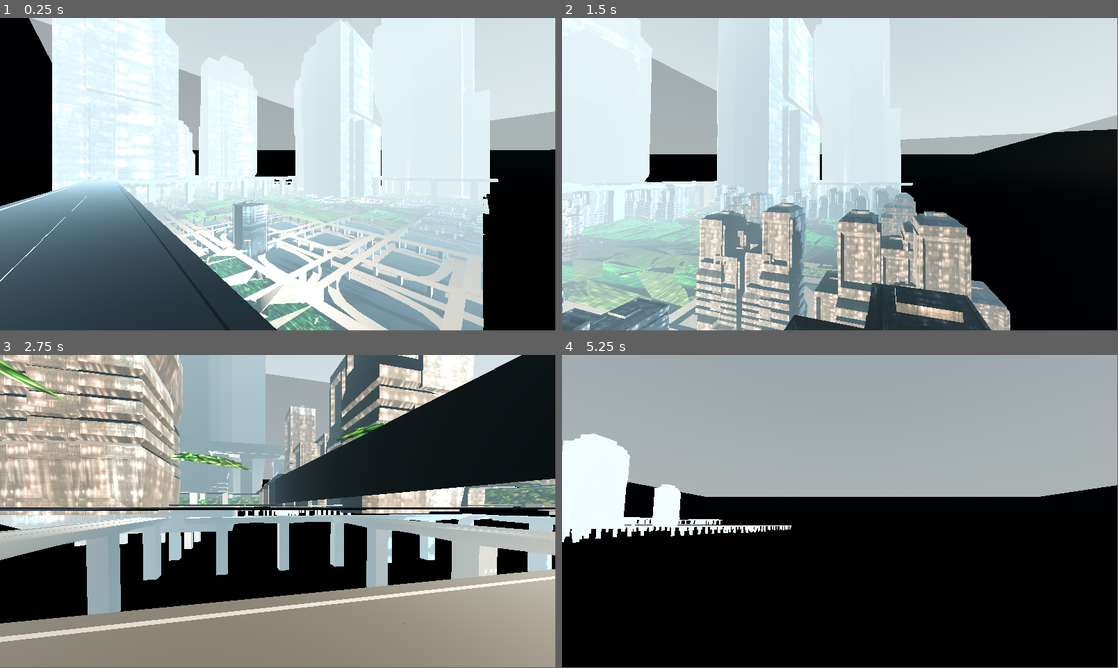
Above: before the commit, frames 1-4 (two rows, left to right).
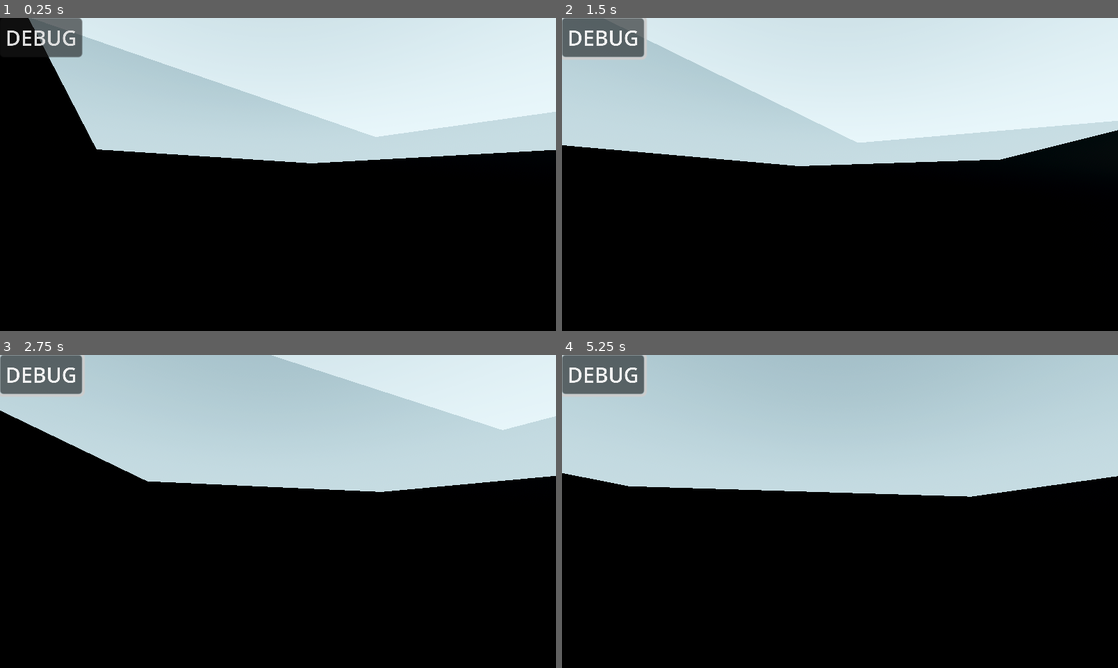
Above: after the commit, the same moments.

Repository: Aidan-Harrison/Visual
Game: Godot game, scene res://MAIN.tscn
The game is run twice, just before and just after one commit, with the same random seed, the same clock (stepped at 60 frames per second) and the same inputs.
Inputs (mouse positions are in pixels of both pictures, inside the frame that each line leads up to):
- Up to frame 1 (0.25 s): no input
- Up to frame 2 (1.5 s): click (600, 36) at 0.5 s, where only the run after the commit has a clickable "DEBUG"; tap Enter at 1.25 s; move the mouse to (867, 171) at 1.27 s; hold W (Forward) from 1.28 s (still down); hold Shift (SHIFT) from 1.28 s (still down)
- Up to frame 3 (2.75 s): keep holding W (Forward); move the mouse to (250, 511) at 2.02 s; release Shift (SHIFT) at 2.03 s; tap Ctrl (WalkMode) at 2.1 s
- Up to frame 4 (5.25 s): keep holding W (Forward); move the mouse to (851, 505) at 2.77 s; hold Shift (SHIFT) 2.78-3.53 s; move the mouse to (834, 514) at 3.52 s; tap Ctrl (WalkMode) at 3.6, 5.1 s; move the mouse to (878, 514) at 4.27 s; hold Shift (SHIFT) 4.28-5.03 s; move the mouse to (795, 508) at 5.02 s
In our replay, the window is 799x449 before the commit and 800x450 after it. These sizes can differ from the game's own. Grey fills any space a smaller window leaves; there, only what the larger window draws over its background counts as a difference.

The runs differ from the first frame. In frame 1, 64% of the frame differs, in the area x 0-100%, y 0-100%; in frame 2, 53%; in frame 3, 80%; in frame 4, 47%.
Error after the commit: Parse Error: Cannot assign a value of type "bool" as "GeometryInstance3D.ShadowCastingSetting". (res://World.gd:213)

Commit message:
City gen improvements
Generation optimisation
Lighting improvements
Higher quality assets
Material improvements
Custom LOD system
Mega contextual system base
Minor improvements

Diff:
--- a/CityGen/Chunk.gd
+++ b/CityGen/Chunk.gd
@@ -4,9 +4,6 @@
 @onready var col = $CollisionShape3d;
 @onready var buildingPlacer = $BuildingPlacer;
 @onready var placeTimer = $PlacementTimer;
-
-var colours = [Color.AQUA,Color.REBECCA_PURPLE,Color.RED,Color.CHARTREUSE,Color.DARK_ORANGE];
-# var cars = [];
 
 # === Building generation ===
 var offset : Vector3 = Vector3(0.0, 50.0, 0.0);
@@ -18,6 +15,7 @@
 var world_index : int = 0; # Current iteration of world index, e.g. 1,2,3,...
 
 func Generate(rot : float) -> void:
+	mesh.visible = false;
 	col.shape.size = Vector3(GlobalSettings.chunkXBounds, 1.0, GlobalSettings.chunkZBounds); # pointless now?
 	col.position = Vector3(GlobalSettings.chunkXBounds/2, 0.0, GlobalSettings.chunkZBounds/2);
 	# Create road
@@ -60,28 +58,22 @@
 	if(chance > 0.95):
 		var newLight : OmniLight3D = OmniLight3D.new();
 		add_child(newLight);
-		newLight.omni_range = GlobalSettings.chunkXBounds*3;
-		newLight.light_energy = 200.0;
-		newLight.position = Vector3(GlobalSettings.chunkXBounds/2, 25.0, GlobalSettings.chunkZBounds/2);
-		newLight.light_color = Color.BLANCHED_ALMOND;
-
-	#colours.append(Color.AQUA);
-#	colours.append(Color.REBECCA_PURPLE);
-#	colours.append(Color.RED);
-#	colours.append(Color.CHARTREUSE);
-#	colours.append(Color.DARK_ORANGE);
-	#generator();
+		newLight.omni_range = GlobalSettings.chunkXBounds*6;
+		newLight.omni_attenuation = 0.5;
+		newLight.light_energy = 300.0;
+		newLight.position = Vector3(GlobalSettings.chunkXBounds/2, 50.0, GlobalSettings.chunkZBounds/2);
+		newLight.light_color = GlobalSettings.colors[randi_range(0, GlobalSettings.colors.size()-1)];
 
 func _physics_process(delta) -> void:
 	buildingPlacer.position = offset;
 	offset.x += 12.0;
 	if(offset.x >= GlobalSettings.chunkXBounds):
 		offset.x = 0.0;
-		offset.z += 12.0;
+		offset.z += 16.0;
 		if(offset.z >= GlobalSettings.chunkZBounds):
-			set_physics_process(false);
 			buildingPlacer.queue_free();
 			placeTimer.queue_free();
+			set_physics_process(false);
 
 func generator() -> void:
 	var xPos : int = 0;
@@ -98,6 +90,7 @@
 	if(buildingPlacer.is_colliding() && buildingPlacer.get_collider().is_in_group("Ground")):
 		if(index < mesh.multimesh.instance_count):
 			var height : float = randf_range(1.0,2.0);
+			# X Axis, Y Axis, Z Axis, Origin | Do rotation!
 			mesh.multimesh.set_instance_transform(index, Transform3D(Vector3(1.0,0.0,0.0), Vector3(0.0,height,0.0), Vector3(0.0,0.0,1.0), buildingPlacer.position-Vector3(0.0,50.0,0.0)));
 			index+=1;
-			#offset.z+=15.0; # Alter by size of building | May be pointless
+			#mesh.multimesh.instance_count -= 1; # Debug only
--- a/CityGen/Chunk.tscn
+++ b/CityGen/Chunk.tscn
@@ -1,20 +1,17 @@
-[gd_scene load_steps=7 format=3 uid="uid://d00okutbavofi"]
+[gd_scene load_steps=6 format=3 uid="uid://d00okutbavofi"]
 
 [ext_resource type="Script" path="res://Chunk.gd" id="1"]
 [ext_resource type="Material" uid="uid://dvylplaj7k30r" path="res://Extra/BuildingMat.tres" id="2_mh328"]
 [ext_resource type="ArrayMesh" uid="uid://nvowyuhr1n2y" path="res://BuildingComponents/CityGenSmallBuilding1.obj" id="3_3plc3"]
 
-[sub_resource type="MultiMesh" id="MultiMesh_1i72m"]
+[sub_resource type="MultiMesh" id="MultiMesh_oxm4k"]
 resource_local_to_scene = true
 transform_format = 1
 instance_count = 7
 mesh = ExtResource("3_3plc3")
 buffer = PackedFloat32Array(1.68156e-44, 1.4013e-44, 5.04467e-44, 4.76441e-44, 1.68156e-44, 4.48416e-44, 1.96182e-44, 1 …(720 unchanged characters)…
 
-[sub_resource type="BoxShape3D" id="BoxShape3D_0488h"]
-
-[sub_resource type="BoxShape3D" id="BoxShape3D_iio0m"]
-size = Vector3(100, 1, 100)
+[sub_resource type="BoxShape3D" id="BoxShape3D_n7bdc"]
 
 [node name="Chunk" type="StaticBody3D" groups=["Chunk"]]
 script = ExtResource("1")
@@ -40,10 +37,4 @@
 wait_time = 0.05
 autostart = true
 
-[node name="Floor" type="StaticBody3D" parent="." groups=["Ground"]]
-transform = Transform3D(1, 0, 0, 0, 1, 0, 0, 0, 1, 50.0544, -0.43414, 48.5088)
-
-[node name="CollisionShape3D" type="CollisionShape3D" parent="Floor"]
-shape = SubResource("BoxShape3D_iio0m")
-
 [connection signal="timeout" from="PlacementTimer" to="." method="_on_placement_timer_timeout"]
--- a/CityGen/Extra/BuildingMat.tres
+++ b/CityGen/Extra/BuildingMat.tres
@@ -1,10 +1,13 @@
-[gd_resource type="StandardMaterial3D" load_steps=2 format=3 uid="uid://dvylplaj7k30r"]
+[gd_resource type="StandardMaterial3D" load_steps=3 format=3 uid="uid://dvylplaj7k30r"]
 
 [ext_resource type="Texture2D" uid="uid://cqm51ri04n713" path="res://Textures/CyberpunkTexture1Seamless.jpg" id="1_bxk7r"]
+[ext_resource type="Texture2D" uid="uid://cy21bkqjjsxan" path="res://Extra/OfficeBuildingTexture.jpg" id="2_fnqdn"]
 
 [resource]
 shading_mode = 2
 albedo_color = Color(0.501961, 0.501961, 0.501961, 1)
 albedo_texture = ExtResource("1_bxk7r")
-uv1_scale = Vector3(0.05, 0.05, 0.05)
+metallic_specular = 0.2
+roughness_texture = ExtResource("2_fnqdn")
+uv1_scale = Vector3(0.1, 0.1, 0.1)
 uv1_triplanar = true
--- /dev/null
+++ b/CityGen/Extra/MegaBuildingMat.tres
@@ -0,0 +1,11 @@
+[gd_resource type="StandardMaterial3D" load_steps=3 format=3 uid="uid://byn45jfe7du25"]
+
+[ext_resource type="Texture2D" uid="uid://cqm51ri04n713" path="res://Textures/CyberpunkTexture1Seamless.jpg" id="1_8pscy"]
+[ext_resource type="Texture2D" uid="uid://cy21bkqjjsxan" path="res://Extra/OfficeBuildingTexture.jpg" id="2_cngbu"]
+
+[resource]
+albedo_texture = ExtResource("1_8pscy")
+metallic_specular = 0.2
+roughness_texture = ExtResource("2_cngbu")
+uv1_scale = Vector3(4, 4, 4)
+uv1_triplanar = true
--- a/CityGen/Extra/TreeMat.tres
+++ b/CityGen/Extra/TreeMat.tres
@@ -1,10 +1,12 @@
-[gd_resource type="StandardMaterial3D" load_steps=2 format=3 uid="uid://dj5kqielv2c7a"]
+[gd_resource type="StandardMaterial3D" load_steps=3 format=3 uid="uid://dj5kqielv2c7a"]
 
 [ext_resource type="Texture2D" uid="uid://b7iw2w50bxl6c" path="res://Extra/TreeTexture.jpg" id="1_oj631"]
+[ext_resource type="Texture2D" uid="uid://cy21bkqjjsxan" path="res://Extra/OfficeBuildingTexture.jpg" id="2_gtq5x"]
 
 [resource]
 albedo_color = Color(0.392157, 0.392157, 0.392157, 1)
 albedo_texture = ExtResource("1_oj631")
-metallic_specular = 0.2
+metallic_specular = 0.1
+roughness_texture = ExtResource("2_gtq5x")
 uv1_scale = Vector3(7, 7, 7)
 uv1_triplanar = true
--- a/CityGen/Global_Scripts/GlobalSettings.gd
+++ b/CityGen/Global_Scripts/GlobalSettings.gd
@@ -11,5 +11,7 @@
 @onready var baseMat = preload("res://Extra/BaseMat.tres");
 
 # Vegetation
-@onready var treeMesh = preload("res://Assets/CityGenTrees.obj");
-@onready var treeMesh2 = preload("res://Assets/CityGenTrees2.obj");
+@onready var tree_mesh_lod_1 = preload("res://Assets/CityGenTrees.obj");
+@onready var tree_mesh_lod_2 = preload("res://Assets/CityGenTrees2.obj");
+
+var colors = [Color.BLANCHED_ALMOND, Color.ORANGE, Color.ANTIQUE_WHITE, Color.NAVAJO_WHITE];
--- a/CityGen/Player.gd
+++ b/CityGen/Player.gd
@@ -59,10 +59,10 @@
 func _on_near_field_body_entered(body):
 	if(body.is_in_group("Chunk")):
 		body.mesh.cast_shadow = true;
-	elif(body.is_in_group("Vegetation")):
-		pass # Replace with higher LOD
+	elif(body.is_in_group("Tree")):
+		body.get_node("TreeMesh").mesh = GlobalSettings.tree_mesh_lod_1;
 		# Assign cars to chunk
-			# Decouple from player
+			# Decouple from player!
 
 #		for _i in 10:
 #			var newCarMesh = flyingCars.instantiate();
@@ -75,6 +75,5 @@
 func _on_near_field_body_exited(body):
 	if(body.is_in_group("Chunk")):
 		body.mesh.cast_shadow = false;
-#		for i in body.cars:
-#			i.queue_free();
-#		body.cars.clear();
+	elif(body.is_in_group("Tree")):
+		body.get_node("TreeMesh").mesh = GlobalSettings.tree_mesh_lod_2;
--- a/CityGen/Player.tscn
+++ b/CityGen/Player.tscn
@@ -23,7 +23,7 @@
 current = true
 fov = 80.0
 size = 750.0
-far = 5000.0
+far = 12500.0
 script = ExtResource("2_e856b")
 
 [node name="s" type="Area3D" parent="."]
--- /dev/null
+++ b/CityGen/UI/UI.gd
@@ -0,0 +1,11 @@
+extends Control
+
+
+# Called when the node enters the scene tree for the first time.
+func _ready():
+	pass # Replace with function body.
+
+
+# Called every frame. 'delta' is the elapsed time since the previous frame.
+func _process(delta):
+	pass
--- /dev/null
+++ b/CityGen/UI/UI.tscn
@@ -0,0 +1,18 @@
+[gd_scene load_steps=2 format=3 uid="uid://cpssy7roj5n5k"]
+
+[ext_resource type="Script" path="res://UI/UI.gd" id="1_lq4ak"]
+
+[node name="UI" type="Control"]
+layout_mode = 3
+anchors_preset = 15
+anchor_right = 1.0
+anchor_bottom = 1.0
+grow_horizontal = 2
+grow_vertical = 2
+script = ExtResource("1_lq4ak")
+
+[node name="DEBUG" type="Button" parent="."]
+layout_mode = 0
+offset_right = 8.0
+offset_bottom = 8.0
+text = "DEBUG"
--- a/CityGen/World.gd
+++ b/CityGen/World.gd
@@ -6,8 +6,8 @@
 @onready var r_mesh_1 = preload("res://Roads/CityGenRoadTile1.obj");
 
 # Mega buildings
-@onready var mB1 = preload("res://BuildingComponents/CityGenMegaBuilding1.obj");
-@onready var mB2 = preload("res://BuildingComponents/MegaBuilding2.obj");
+@onready var mB1 = preload("res://Assets/CityGen_MegaBuildingTest.obj");
+@onready var mB2 = preload("res://Assets/CityGen_MegaBuildingTest.obj");
 
 # Highways
 @onready var highwayStraight = preload("res://Roads/CityGenHighway.obj");
@@ -19,6 +19,7 @@
 @onready var treeMat  = preload("res://Extra/TreeMat.tres");
 @onready var baseMat  = preload("res://Extra/BaseMat.tres");
 @onready var buildMat = preload("res://Extra/BuildingMat.tres");
+@onready var mBuildMat = preload("res://Extra/MegaBuildingMat.tres");
 
 # Roads
 @onready var road1 = preload("res://Roads/Road1.tscn");
@@ -27,16 +28,21 @@
 	# Chunks per tile | W * H
 var WIDTH : int = 4;
 var HEIGHT : int = 4;
+
+# === Storage ===
 var roads = [
 	[]
 ];
-var m_buildings = [];
+var m_buildings = []; # Stores mega building assets, MOVE TO GLOBAL!
 var tiles = [];
 var tileTypes = []; # Base type generation | Building, vegetation, body-of-water, etc.
 var districts = []; # Building type generation
 var vRays = [];
 var vegetation = {}; # Index | LOD
 var iVRayPos = []; # Initial positions of vegetation rays
+var megaBuildings = [];
+var b_chunks = []; # Building chunks
+# === Generation ===
 var vRayOffset : Vector3 = Vector3.ZERO;
 var light_colors = [Color.RED, Color.BLANCHED_ALMOND, Color.DARK_ORANGE];
 var vegStepSize : float = 225.0;
@@ -55,11 +61,11 @@
 # Interface
 	# === ROADS, LIGHTS, MEGA BUILDINGS ===
 enum flag_indexes{ROADS, LIGHTS, MEGABUILD, HIGHWAY, VEGETATION, RIVER, CARS}; # Remove lights generation
-@export var generation_flags = [false,false,true,true,true,false,false]; # Make UI only, not export
-@export var numberOfTiles : int = 32; # Max: 128
+@export var generation_flags = [false,false,true,false,true,false,false]; # Make UI only, not export
+@export var numberOfTiles : int = 72; # Max: 256 with mesh visible diabled on generation!
 @export var uniform : bool = true;
 @export var highwaySectionLength : int = 3;
-@export var numOfHighways : int = 2; # Height is self solving
+@export var numOfHighways : int = 1; # Height is self solving
 # Interface | Debugging
 @export var stats : bool = false;
 @export var segmentDebug : bool = false;
@@ -82,7 +88,7 @@
 	get_viewport().debug_draw = 0;
 	call_deferred("Tile");
 	if(generation_flags[flag_indexes.HIGHWAY]):
-		var height : float = 0.0;
+		var height : float = 50.0;
 		for _i in numOfHighways:
 			Highway(height);
 			height -= 100.0;
@@ -151,9 +157,18 @@
 		counter += 1;
 		validDirections = [true,true,true,true];
 
+func MegaCull() -> void:
+	for i in megaBuildings:
+		#print("Building: ", i, "\tCollisions: ", i.get_overlapping_bodies());
+		for j in i.get_overlapping_bodies():
+			#print(j);
+			if(j.is_in_group("Chunk")):
+				j.mesh.scale.y *= 2.5;
+
 func Generate() -> Node3D:
 	# === Tile Generation ===
-	districts.append(randi_range(0,3)); # Building districts
+	var district = randi_range(0,3);
+	districts.append(district); # Building districts
 	tileTypes.append(randf_range(0.0, 1.0));
 	var newTile : StaticBody3D = StaticBody3D.new(); # Stores EVERYTHING
 	add_child(newTile);
@@ -185,15 +200,23 @@
 			match(type): # Zone generation, too random
 				0: # Standard chunk | roads and/or buildings
 					newChunk = chunk.instantiate();
+					b_chunks.append(newChunk);
 				1: # Vegetation
-					newChunk = MeshInstance3D.new();
-					newChunk.mesh = GlobalSettings.treeMesh2;
+					newChunk = StaticBody3D.new();
+					var newMesh : MeshInstance3D = MeshInstance3D.new();
+					newChunk.add_child(newMesh);
+					newMesh.name = "TreeMesh";
+					newMesh.mesh = GlobalSettings.tree_mesh_lod_2; # Defaults to low LOD
 					# Auto calculate Y!
 					newChunk.scale = Vector3(GlobalSettings.chunkXBounds+(GlobalSettings.chunkXBounds*0.2), 75.0, GlobalSettings.chunkZBounds+(GlobalSettings.chunkZBounds*0.2));
-					newChunk.set_surface_override_material(0, treeMat);
-					newChunk.cast_shadow = false;
-					newChunk.rotation.y = deg_to_rad(chunkRotation); # Merge below, don't pass to generate argument!
+					newMesh.set_surface_override_material(0, treeMat);
+					newMesh.cast_shadow = false;
+					newMesh.rotation.y = deg_to_rad(chunkRotation); # Merge below, don't pass to generate argument!
 					vegetation[i] = newChunk;
+					var newTreeCol : CollisionShape3D = CollisionShape3D.new();
+					newChunk.add_child(newTreeCol);
+					newTreeCol.shape = BoxShape3D.new(); # No need to alter scale
+					newChunk.add_to_group("Tree");
 			newTile.add_child(newChunk);
 			chunkRotation += 90.0; # Apply to trees also!
 			if(!type): # Account for building generation
@@ -226,29 +249,34 @@
 		# === Mega Building Generation ===
 		if(generation_flags[flag_indexes.MEGABUILD]):
 			var buildingToAdd : float = randf_range(0.0, 1.0);
-			if(buildingToAdd < 0.9):
+			if(buildingToAdd < 0.95):
 				continue;
 			buildingToAdd = randi_range(0, m_buildings.size());
 			var newMegaBuilding : Area3D = Area3D.new();
 			newTile.add_child(newMegaBuilding);
+			megaBuildings.append(newMegaBuilding);
 			var newMegaMesh : MeshInstance3D = MeshInstance3D.new();
 			newMegaBuilding.add_child(newMegaMesh);
 			newMegaMesh.mesh = m_buildings[buildingToAdd-1]; #? Indexing
+			# Mega building collision/bounding ===
 			var megaCol : CollisionShape3D = CollisionShape3D.new();
-			newMegaBuilding.add_child(megaCol);
-			newCol.shape = BoxShape3D.new();
+			newMegaBuilding.add_child(megaCol); # Reimplement to add child to building
+			megaCol.shape = BoxShape3D.new();
 			var mScale : float = randf_range(15.0, 35.0); # Certain mega buildings still small
-			#newCol.shape.size = Vector3(mScale,mScale,mScale);
+			megaCol.shape.size = Vector3(mScale,mScale,mScale) * 0.7;
 			newMegaBuilding.scale = Vector3(mScale, mScale, mScale);
+			newMegaMesh.scale = Vector3(mScale/2,mScale/2,mScale/2);
 			newMegaBuilding.position.x = randf_range(0.0, GlobalSettings.chunkXBounds*WIDTH);
 			newMegaBuilding.position.z = randf_range(0.0, GlobalSettings.chunkZBounds*HEIGHT);
-			newMegaMesh.set_surface_override_material(0, buildMat);
-			newCol.position.y += 250.0;
-			# Check for local chunks and cull
-			for j in newMegaBuilding.get_overlapping_bodies():
-				print(j);
-				j.queue_free();
-			# Light
+			newMegaMesh.set_surface_override_material(0, mBuildMat);
+			#newCol.position.y += newCol.shape.size.y*mScale;
+			#newMegaMesh.visible = false;
+#			# Check for local chunks and cull
+			#print("Bodies", newMegaBuilding.get_overlapping_areas());
+#			for j in newMegaBuilding.get_overlapping_bodies(): # Fix!
+#				print(j);
+#				j.queue_free();
+#			# Light
 			var newLight : OmniLight3D = OmniLight3D.new();
 			newMegaBuilding.add_child(newLight);
 			newLight.omni_range = GlobalSettings.chunkXBounds*WIDTH;
@@ -275,3 +303,8 @@
 				# Stop said vRay
 				vRays.remove_at(i);
 				#set_physics_process(false);
+
+func _on_post_gen_timer_timeout():
+	MegaCull();
+	for i in b_chunks:
+		i.mesh.visible = true;
--- a/CityGen/World.tscn
+++ b/CityGen/World.tscn
@@ -1,8 +1,9 @@
-[gd_scene load_steps=7 format=3 uid="uid://chrgaikl7blv5"]
+[gd_scene load_steps=8 format=3 uid="uid://chrgaikl7blv5"]
 
 [ext_resource type="Script" path="res://World.gd" id="1"]
 [ext_resource type="PackedScene" uid="uid://iowl5uua3ygp" path="res://Player.tscn" id="3_pa7wg"]
 [ext_resource type="PackedScene" uid="uid://bafh2vq06e86n" path="res://Sky.tscn" id="4_nx68f"]
+[ext_resource type="PackedScene" uid="uid://cpssy7roj5n5k" path="res://UI/UI.tscn" id="4_u7upf"]
 
 [sub_resource type="PhysicalSkyMaterial" id="PhysicalSkyMaterial_78yvl"]
 rayleigh_color = Color(0.0784314, 0.360784, 0.729412, 1)
@@ -26,12 +27,12 @@
 ssao_radius = 60.0
 sdfgi_cascades = 1
 sdfgi_max_distance = 25.6
+glow_enabled = true
 glow_normalized = true
 fog_enabled = true
 fog_light_color = Color(0.803922, 0.94902, 1, 1)
 fog_density = 0.001
 fog_aerial_perspective = 1.0
-volumetric_fog_enabled = true
 volumetric_fog_density = 0.005
 volumetric_fog_albedo = Color(0.713726, 0.843137, 1, 1)
 adjustment_saturation = 2.0
@@ -63,4 +64,11 @@
 [node name="s" parent="." instance=ExtResource("4_nx68f")]
 transform = Transform3D(6, 0, 0, 0, 6, 0, 0, 0, 6, -5000, 1000, 2500)
 
+[node name="UI" parent="." instance=ExtResource("4_u7upf")]
+
+[node name="PostGenTimer" type="Timer" parent="."]
+one_shot = true
+autostart = true
+
 [connection signal="timeout" from="VegetationTimer" to="." method="_on_vegetation_timer_timeout"]
+[connection signal="timeout" from="PostGenTimer" to="." method="_on_post_gen_timer_timeout"]
--- a/CityGen/project.godot
+++ b/CityGen/project.godot
@@ -22,10 +22,10 @@
 
 [display]
 
-window/size/viewport_width=1920
-window/size/viewport_height=1080
+window/size/viewport_width=2560
+window/size/viewport_height=1440
 window/size/resizable=false
-window/stretch/scale=3.0
+window/stretch/scale=6.0
 window/size/width=2540
 window/size/height=1440
 
Not shown, added: CityGen/Assets/CityGen_MegaBuildingTest.obj
Not shown, added: CityGen/Assets/CityGen_MegaBuildingTest.obj.import
Not shown: 1 places in CityGen/Chunk.tscn that only renumber resources
Not shown: 11 places in CityGen/VFX/Cars.tscn that only renumber resources
